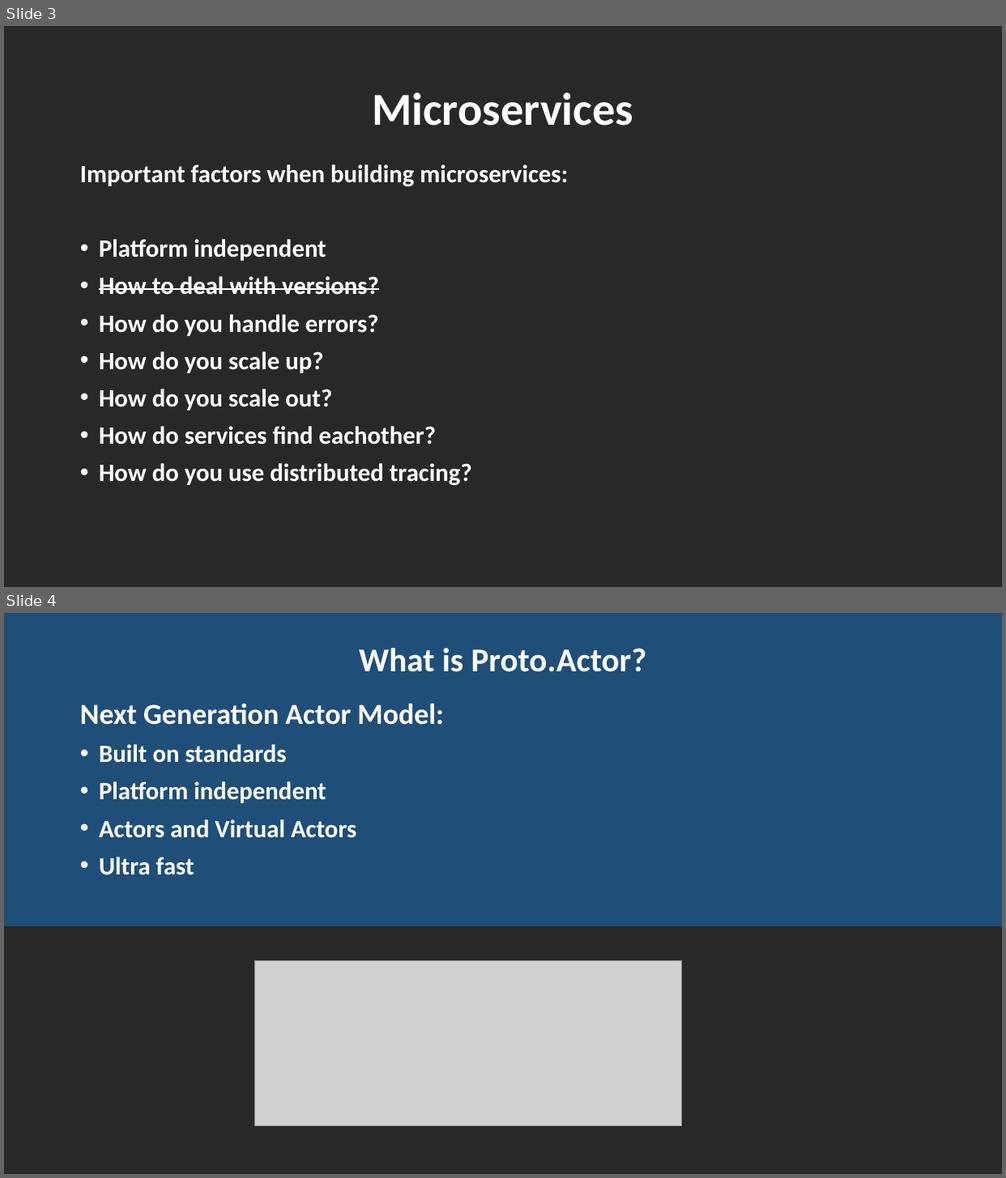
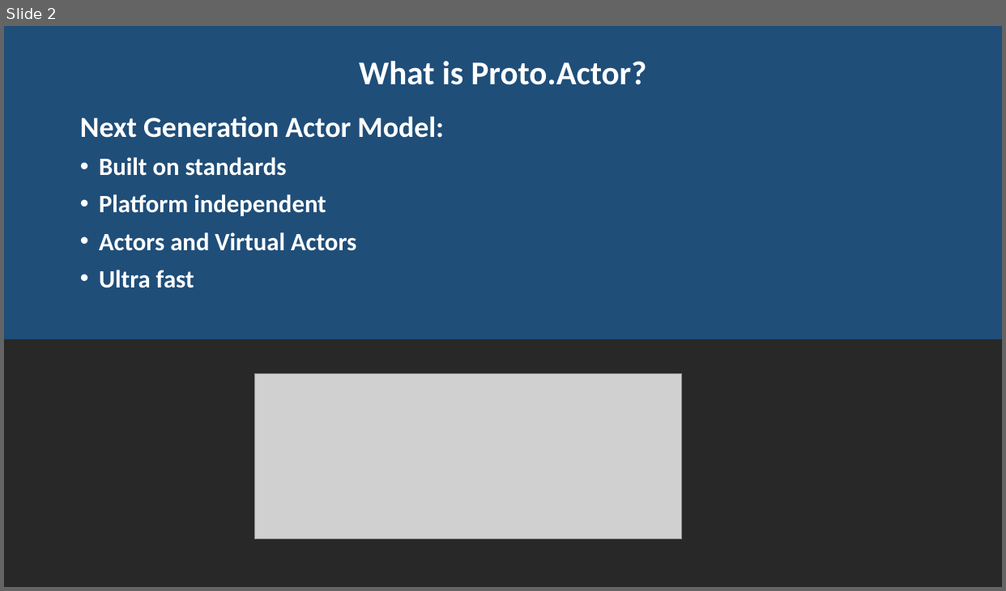
Before and after one commit to rogeralsing/Presentations, a slide deck: ProtoActor/QConSP/protoactor.pptx. Shown one above the other, each under a label of ours: slides 3 and 4 before the commit, slide 2 after it. The pictures are 1006x1178 and 1006x591 pixels, drawn with LibreOffice and Linux fonts; fonts in the diff are those of the drawing; grey boxes stand for pictures. Boxes give left, top, right and bottom in pixels: in the first picture for what was removed or moved away, otherwise in the second. Text is boxed around its words. In the diff, an @@ line names an element or a change of style, - is before the commit and + after.

```diff
--- a/ProtoActor/QConSP/protoactor.pptx
+++ b/ProtoActor/QConSP/protoactor.pptx
@@ slide 3 removed at box(4, 26, 1002, 587), background #282828 @@
@@ title removed at box(372, 92, 633, 126) @@
-Microservices
@@ text removed at box(80, 165, 568, 486) @@
-Important factors when building microservices:
-• Platform independent
-• How to deal with versions?
-• How do you handle errors?
-• How do you scale up?
-• How do you scale out?
-• How do services find eachother?
-• How do you use distributed tracing?
@@ what was slide 4 is now slide 2 @@
```
Also in this commit, not shown: 3 slides changed, 1 other slide removed, 29 other files.
